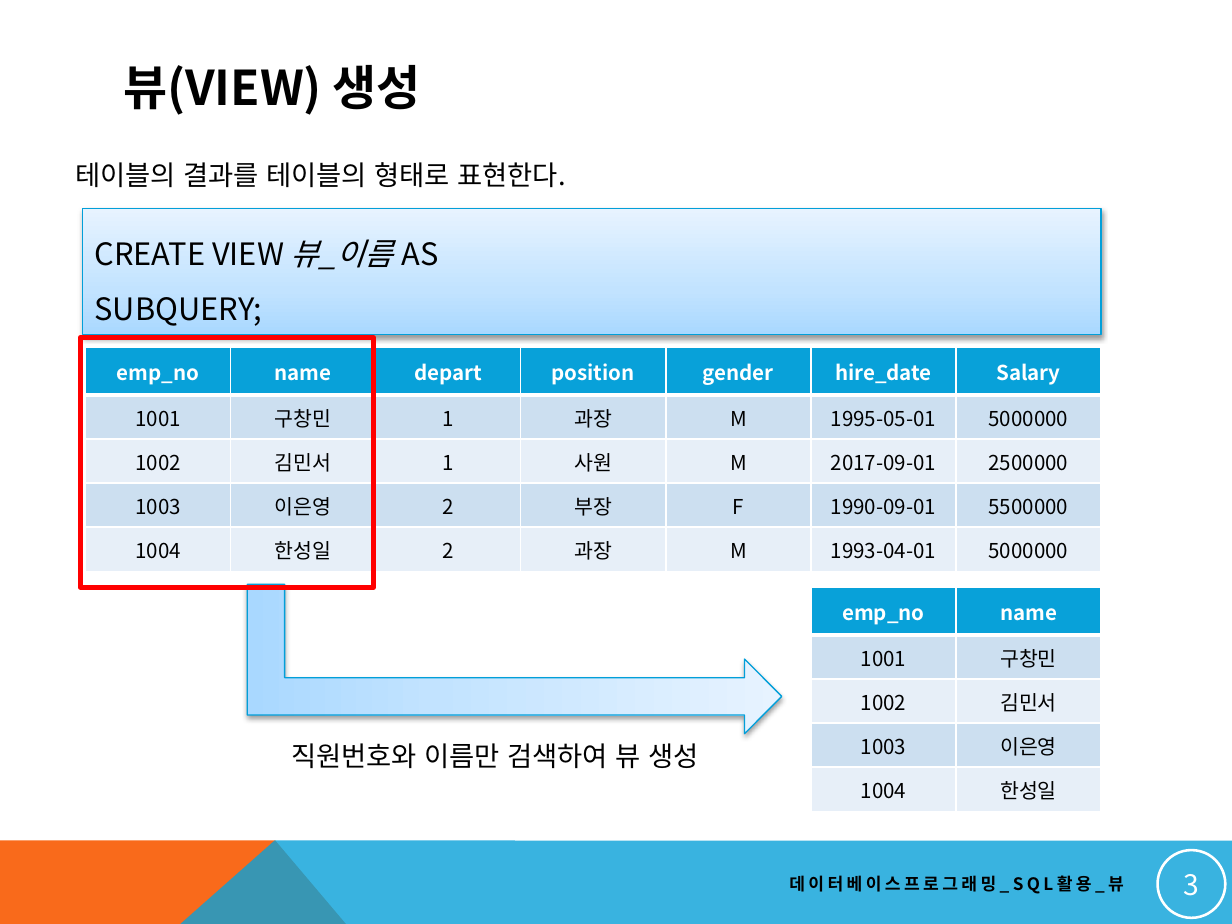
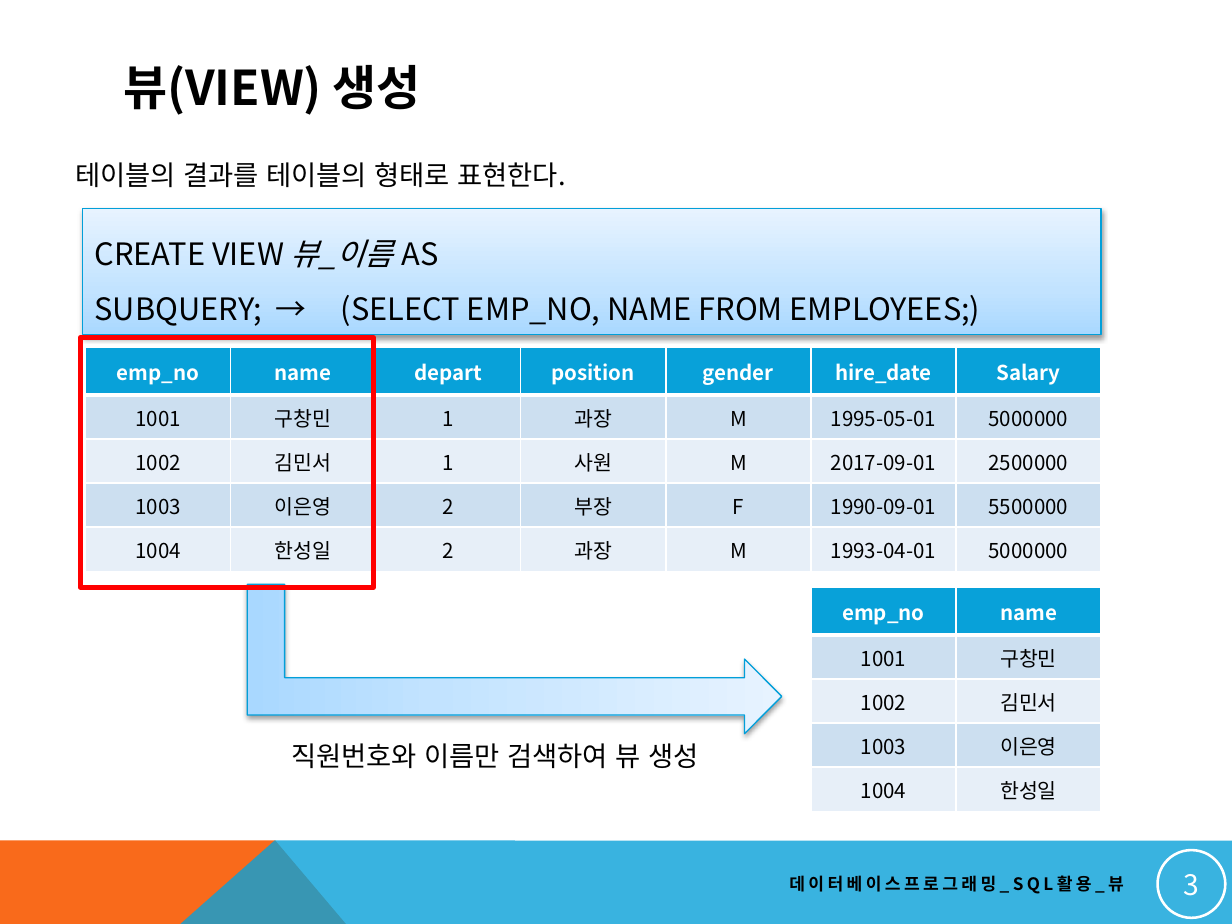
Before and after one commit to soeun1365/dbstudy, a slide deck: slide 3 of NEW_DBMS교안/19. 고급 SQL 작성하기_뷰.pptx. Drawn at 1232x924 pixels with LibreOffice and Linux fonts; fonts in the diff are those of the drawing. Boxes give left, top, right and bottom in pixels: in the first picture for what was removed or moved away, otherwise in the second. Text is boxed around its words. In the diff, an @@ line names an element or a change of style, - is before the commit and + after.

```diff
--- a/NEW_DBMS교안/19. 고급 SQL 작성하기_뷰.pptx
+++ b/NEW_DBMS교안/19. 고급 SQL 작성하기_뷰.pptx
@@ text in rectangle at <box>94,295,981,326</box>: text changed @@
-SUBQUERY;
+SUBQUERY; → (SELECT EMP_NO, NAME FROM EMPLOYEES;)
```
Also in this commit, not shown: 1 other slide changed, 12 other files.
